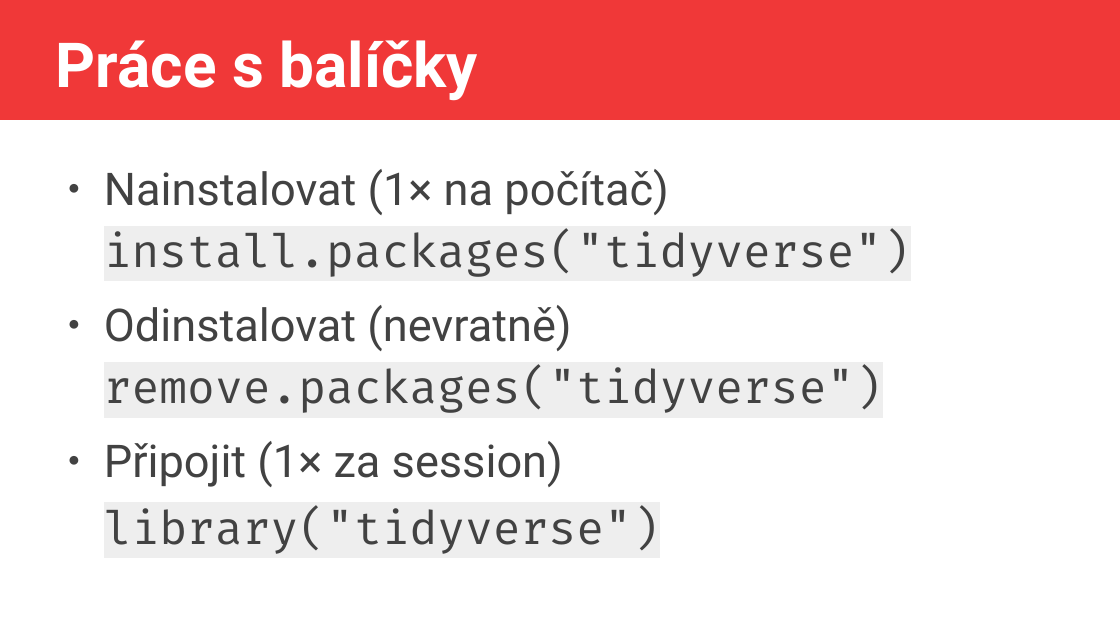
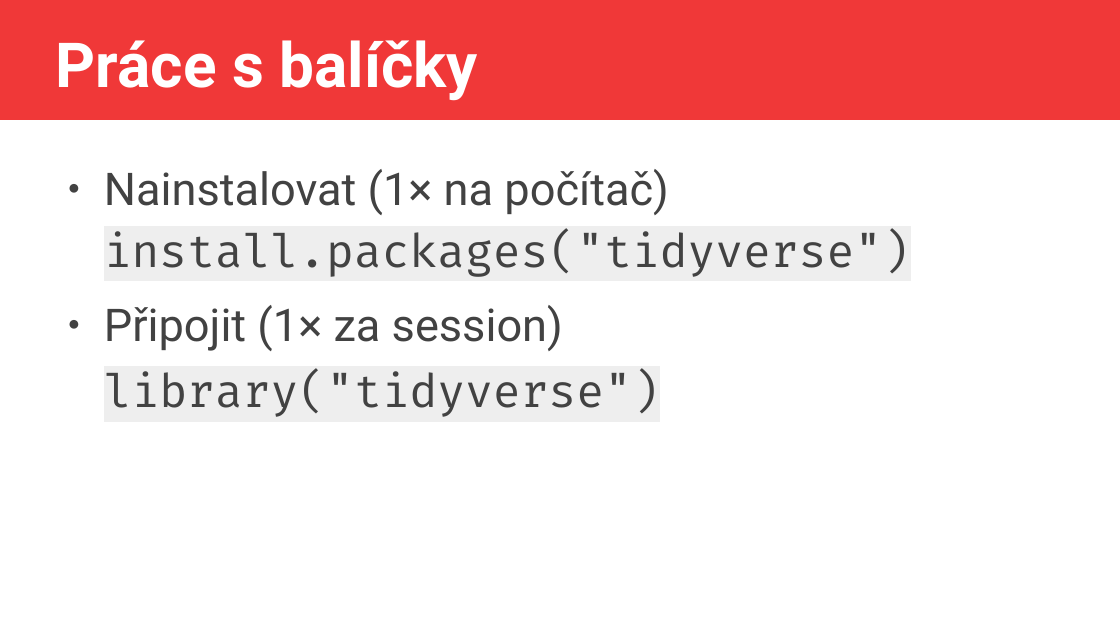
Before and after one commit to jlacko/Intro2R, a slide deck: slide 5 of prezentace/1 - prostředí + operace.odp. Drawn at 1120x630 pixels with LibreOffice and Linux fonts; fonts in the diff are those of the drawing. Boxes give left, top, right and bottom in pixels: in the first picture for what was removed or moved away, otherwise in the second. Text is boxed around its words. In the diff, an @@ line names an element or a change of style, - is before the commit and + after.

```diff
--- a/prezentace/1 - prostředí + operace.odp
+++ b/prezentace/1 - prostředí + operace.odp
@@ text at (x1=104, y1=305, x2=882, y2=413): paragraphs removed @@
-● Odinstalovat (nevratně)
-remove.packages("tidyverse")
```
Also in this commit, not shown: 2 other slides changed, 21 other files.
